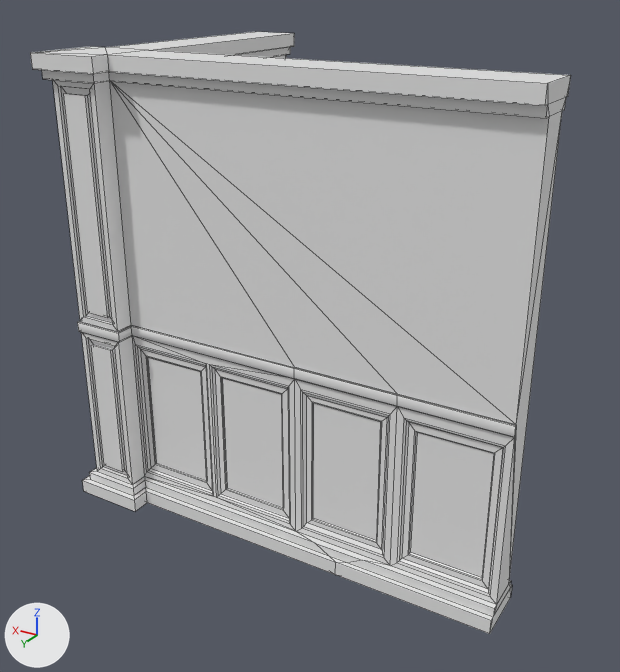
The FBX model Assets/Models/Hallway/Walls/SM_Sophisticated_Wall_Corner_Column_Left.fbx: old version first, new version second.
Rendered twice from a 50 mm camera at (-4.09, 3.66, 3.46) aimed at (-1.4, -0.82, 1.22). Arrows for +X, +Y and +Z are at lower left; the lights stay in place. The older version comes first. Mesh edges are drawn as thin lines. Where no turn or scale is listed for an object, it has been applied to the vertices.

Names of what the first picture shows: 'Parede_Detalhada_Quina_Esquerda'.
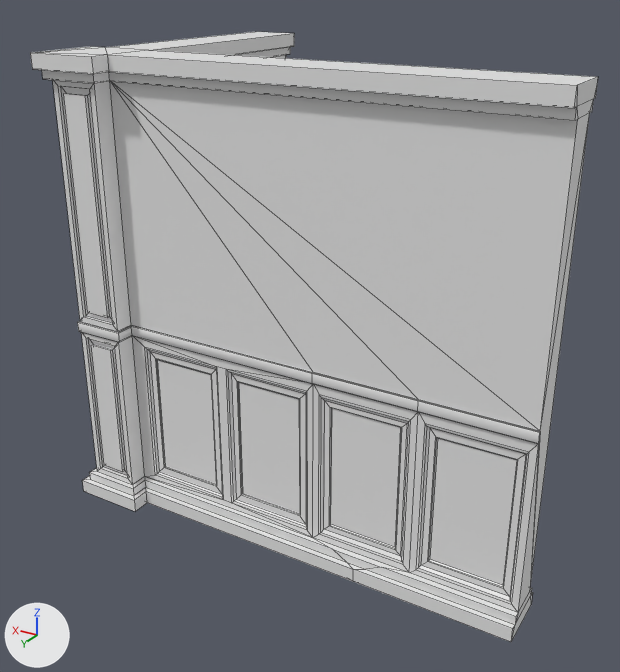
What differs and where, as boxes [x1, y1, x2, y2] in the pictures (620 x 672 px; the box of a moved part takes in the faces that stretch with it):
'Parede_Detalhada_Quina_Esquerda', reshaped
    before: [30, 32, 571, 634]
    after: [30, 32, 598, 642]
part 1 of me_cube_220, moved or reshaped
    before: [115, 70, 571, 634]
    after: [115, 70, 598, 642]
part 2 of me_cube_220, moved or reshaped
    before: [132, 336, 294, 531]
    after: [132, 336, 308, 536]

Diff of the bpy script that builds the scene:
```diff
--- a/Assets/Models/Hallway/Walls/SM_Sophisticated_Wall_Corner_Column_Left.fbx.py
+++ b/Assets/Models/Hallway/Walls/SM_Sophisticated_Wall_Corner_Column_Left.fbx.py
@@ me_cube_220 @@
 # used by ob_parede_detalhada_quina_esquerda; location = (0.0, 0.0, 0.0)
-me_cube_220.from_pydata(...)  # 437 vertices, 459 faces; spans x -3.0..0.0, y -2.13..0.0, z 0.0..3.0
+me_cube_220.from_pydata(...)  # 437 vertices, 459 faces; spans x -3.13..0.0, y -2.13..0.0, z 0.0..3.0
+# me_cube_220 part 1: all 124 vertices in x -3.0..-1.04, y -0.48..-0.13, z 0.0..3.0 are moved by (-0.12, 0.0, 0.0)
+# me_cube_220 part 2: all 24 vertices in x -1.01..-0.43, y -0.23..-0.2, z 0.19..1.17 are moved by (-0.08, 0.0, 0.0)
 me_cube_220.materials.append(mat_trim)
```
